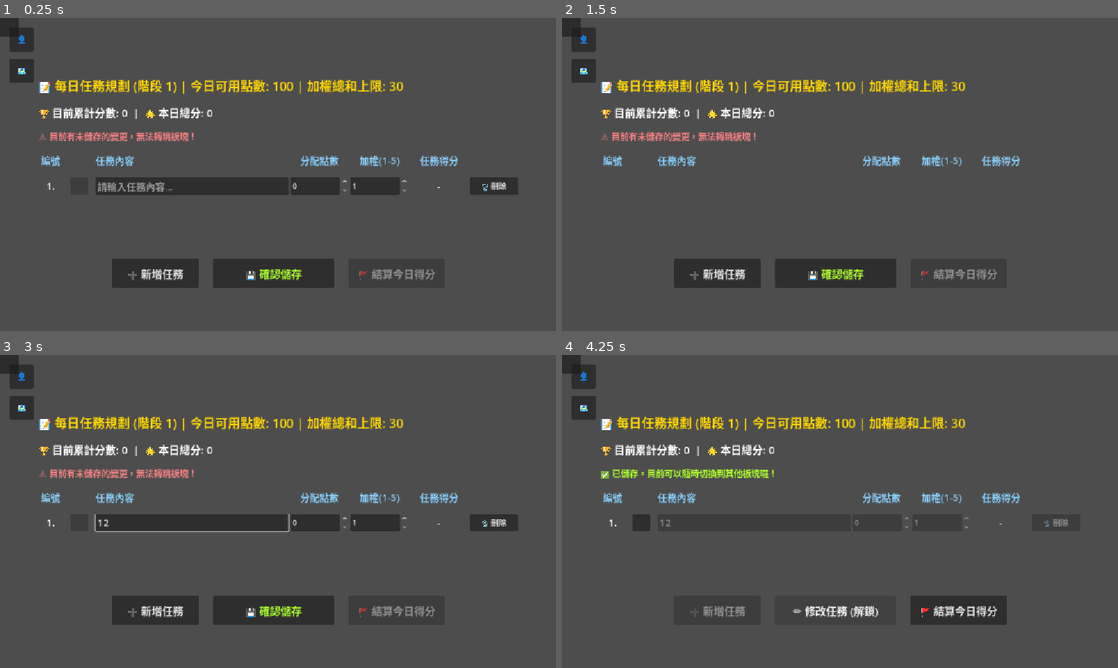
Above: before the commit, frames 1-4 (two rows, left to right).
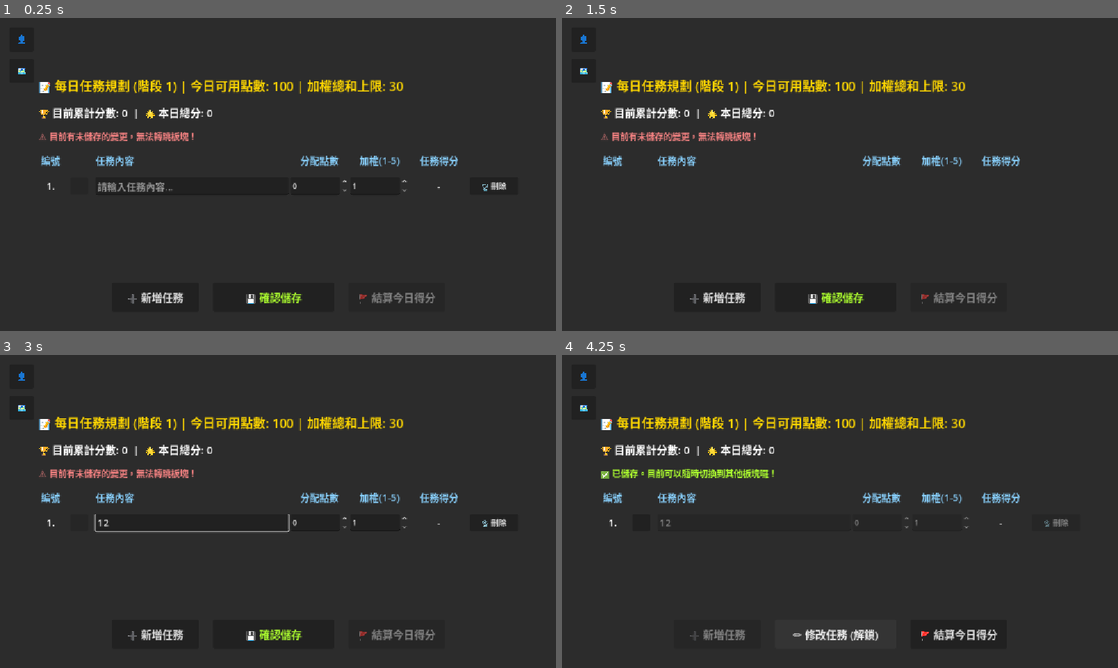
Above: after the commit, the same moments.

Repository: mirloss695/todo-monopoly
Game: Godot game, scene res://main.tscn
Two runs of this game, one before a commit and one after it. Both use one fixed random seed, a clock stepped at 60 frames per second and the inputs below.
Inputs (mouse positions are in pixels of both pictures, inside the frame that each line leads up to):
- Up to frame 1 (0.25 s): no input
- Up to frame 2 (1.5 s): click (756, 187) at 0.52 s; type "12" at 0.6 s; click "🗑️ 刪除" at 1.25 s
- Up to frame 3 (3 s): click "➕ 新增任務" at 2 s; click (194, 524) at 2.77 s; type "12" at 2.85 s
- Up to frame 4 (4.25 s): click "💾 確認儲存" at 3.5 s

The runs differ from the first frame. In frame 1, 88% of the frame differs, in the area x 0-100%, y 0-100%; in frame 2, 92%; in frame 3, 88%; in frame 4, 88%.

Commit message:
版面調整
修改：
1、左上角又出現和背景顏色不一樣的奇怪缺口了
2、任務板塊最下方三個按鈕（新增任務、確認儲存、結算）位置再往下調again，大幅下調，讓任務列一次最多可以顯示6~7列

Diff:
--- a/main.gd
+++ b/main.gd
@@ -16,22 +16,19 @@
 var is_board_finished = false
 var is_on_map = false
 var is_switch_hovered = false
-var is_map_completed = false # 【新增】追蹤地圖事件是否走完
+var is_map_completed = false
 
 func _ready():
-	self.set_anchors_preset(Control.PRESET_FULL_RECT)
-
+	# 移除原本不穩定的 anchors，改用 _on_window_resized 動態撐滿
 	top_bar = VBoxContainer.new()
 	top_bar.position = Vector2(20, 20)
 	top_bar.add_theme_constant_override("separation", 15)
 	top_bar.z_index = 90
 	add_child(top_bar)
 
-	# --- 帳號資料按鈕 ---
 	profile_btn = Button.new()
 	profile_btn.text = "👤"
 	profile_btn.custom_minimum_size = Vector2(50, 50)
-	# 【修改】讓按鈕對齊左側，伸展時獨立運作不推擠
 	profile_btn.size_flags_horizontal = Control.SIZE_SHRINK_BEGIN
 	profile_btn.add_theme_font_size_override("font_size", 20)
 	profile_btn.mouse_default_cursor_shape = Control.CURSOR_POINTING_HAND
@@ -40,7 +37,6 @@
 	profile_btn.mouse_exited.connect(func(): profile_btn.text = "👤")
 	top_bar.add_child(profile_btn)
 
-	# --- 切換板塊按鈕 ---
 	switch_btn = Button.new()
 	switch_btn.text = "🗺️"
 	switch_btn.custom_minimum_size = Vector2(50, 50)
@@ -72,7 +68,6 @@
 	_on_window_resized()
 
 	todo_board.finish_btn.pressed.connect(_on_todo_finished)
-	# 【新增】接收地圖走完的訊號
 	map_board.board_completed.connect(_on_map_completed)
 
 	sync_all_data()
@@ -88,6 +83,7 @@
 
 func _on_window_resized():
 	var screen_size = get_viewport_rect().size
+	self.size = screen_size # 【關鍵修改】強制 Main 撐滿螢幕
 	if next_day_btn:
 		next_day_btn.position = screen_size - next_day_btn.size - Vector2(40, 40)
 
@@ -118,7 +114,6 @@
 		todo_board.hide()
 		map_board.show()
 
-		# 只有在已經擲過骰子且走完的情況下，切過來才顯示結束按鈕
 		if is_map_completed:
 			next_day_btn.show()
 		else:
@@ -142,9 +137,7 @@
 	update_switch_btn_text()
 
 	map_board.activate_dice()
-	# 【修改】這裡拿掉了顯示 next_day_btn，強迫玩家必須先點擊骰子
 
-# 【新增】等待地圖發送走完的訊號，才顯示結束按鈕
 func _on_map_completed():
 	is_map_completed = true
 	if is_on_map:
--- a/todol_list.gd
+++ b/todol_list.gd
@@ -22,24 +22,32 @@
 var board_status_label: Label
 
 func _ready():
-	self.set_anchors_preset(Control.PRESET_FULL_RECT)
+	# 【修改】移除不穩定的 anchors，改為嚴格跟隨視窗大小
+	get_viewport().size_changed.connect(_on_window_resized)
 	daily_points_limit = current_stage * 100
 	setup_ui()
+	_on_window_resized() # 遊戲開始時強制計算一次大小
 	add_task_row()
+
+func _on_window_resized():
+	var screen_size = get_viewport_rect().size
+	self.size = screen_size # 【關鍵修改】讓面板永遠等同於螢幕大小
+	if bg:
+		bg.size = screen_size
+	if margin:
+		margin.size = screen_size
 
 func setup_ui():
 	bg = ColorRect.new()
 	bg.color = Color("#2C2C2C")
-	bg.set_anchors_preset(Control.PRESET_FULL_RECT)
 	add_child(bg)
 
 	margin = MarginContainer.new()
-	margin.set_anchors_preset(Control.PRESET_FULL_RECT)
-	# 【修改】加大 Top Margin 徹底避開按鈕，左右維持平衡置中，Bottom 壓到底部
 	margin.add_theme_constant_override("margin_top", 120)
 	margin.add_theme_constant_override("margin_left", 80)
 	margin.add_theme_constant_override("margin_right", 80)
-	margin.add_theme_constant_override("margin_bottom", 10)
+	# 【修改】讓按鈕壓在距離視窗底部 40px 的位置，釋放極大空間給任務列
+	margin.add_theme_constant_override("margin_bottom", 40)
 	add_child(margin)
 
 	var main_vbox = VBoxContainer.new()
@@ -80,7 +88,7 @@
 	main_vbox.add_child(title_hbox)
 
 	var scroll = ScrollContainer.new()
-	scroll.size_flags_vertical = SIZE_EXPAND_FILL
+	scroll.size_flags_vertical = SIZE_EXPAND_FILL # 現在這個屬性終於能正常發揮作用了！
 	scroll.custom_minimum_size = Vector2(0, 150)
 	tasks_container = VBoxContainer.new()
 	tasks_container.size_flags_horizontal = SIZE_EXPAND_FILL
